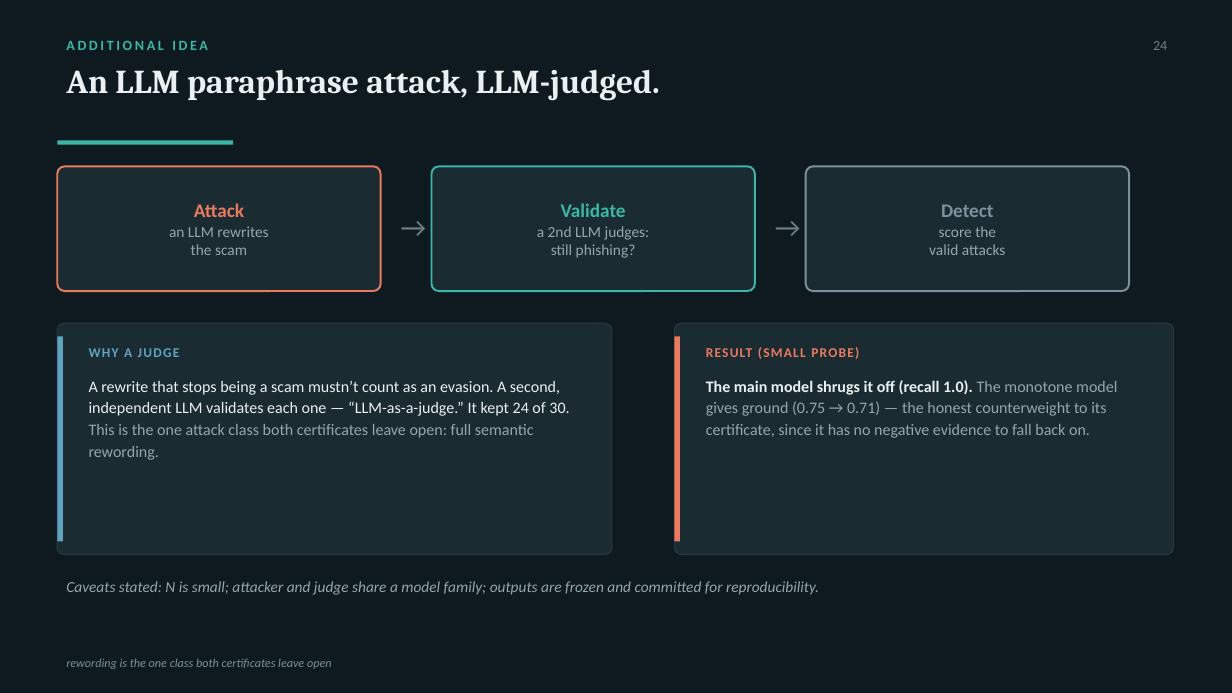
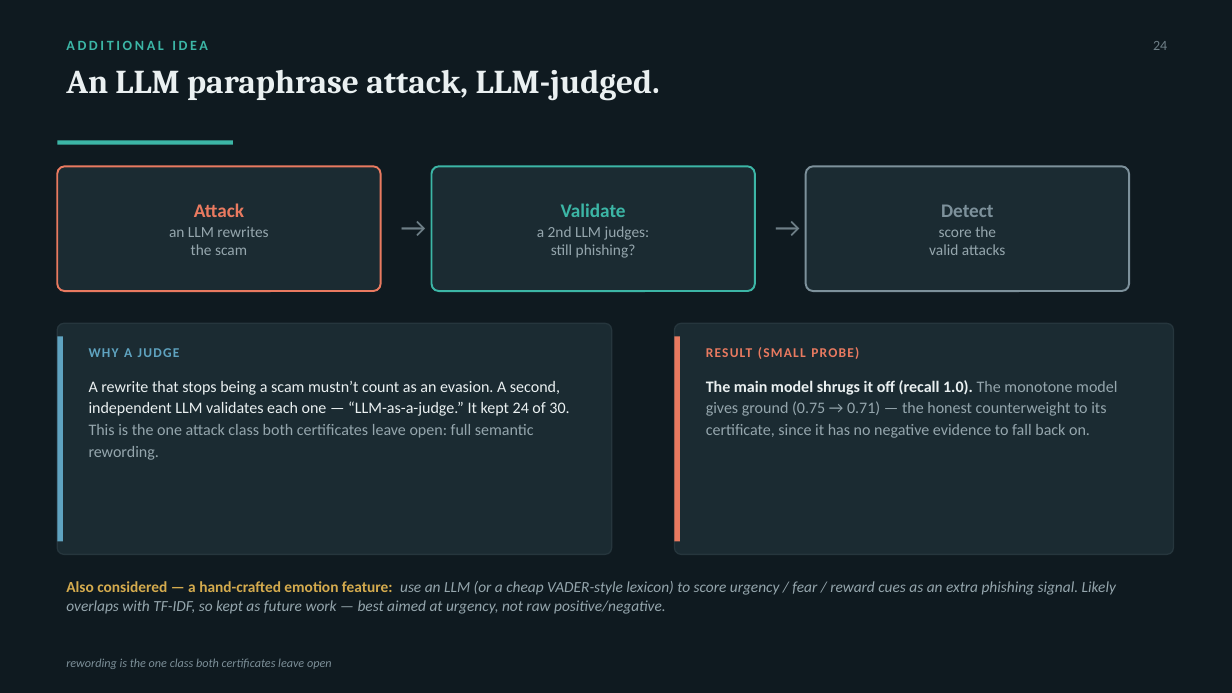
Before and after one commit to LiaBerco/EmailPhishingDetection, a slide deck: slide 24 of presentation/PhishFusion_presentation_dark.pptx. Drawn at 1232x693 pixels with LibreOffice and Linux fonts; fonts in the diff are those of the drawing. Boxes give left, top, right and bottom in pixels: in the first picture for what was removed or moved away, otherwise in the second. Text is boxed around its words. In the diff, an @@ line names an element or a change of style, - is before the commit and + after.

```diff
--- a/presentation/PhishFusion_presentation_dark.pptx
+++ b/presentation/PhishFusion_presentation_dark.pptx
@@ text at (x1=66, y1=581, x2=1116, y2=614): text changed @@
-Caveats stated: N is small; attacker and judge share a model family; outputs are frozen and committed for reproducibility.
+Also considered — a hand-crafted emotion feature: use an LLM (or a cheap VADER-style lexicon) to score urgency / fear / reward cues as an extra phishing signal. Likely overlaps with TF-IDF, so kept as future work — best aimed at urgency, not raw positive/negative.
```
Also in this commit, not shown: 3 other slides changed.
